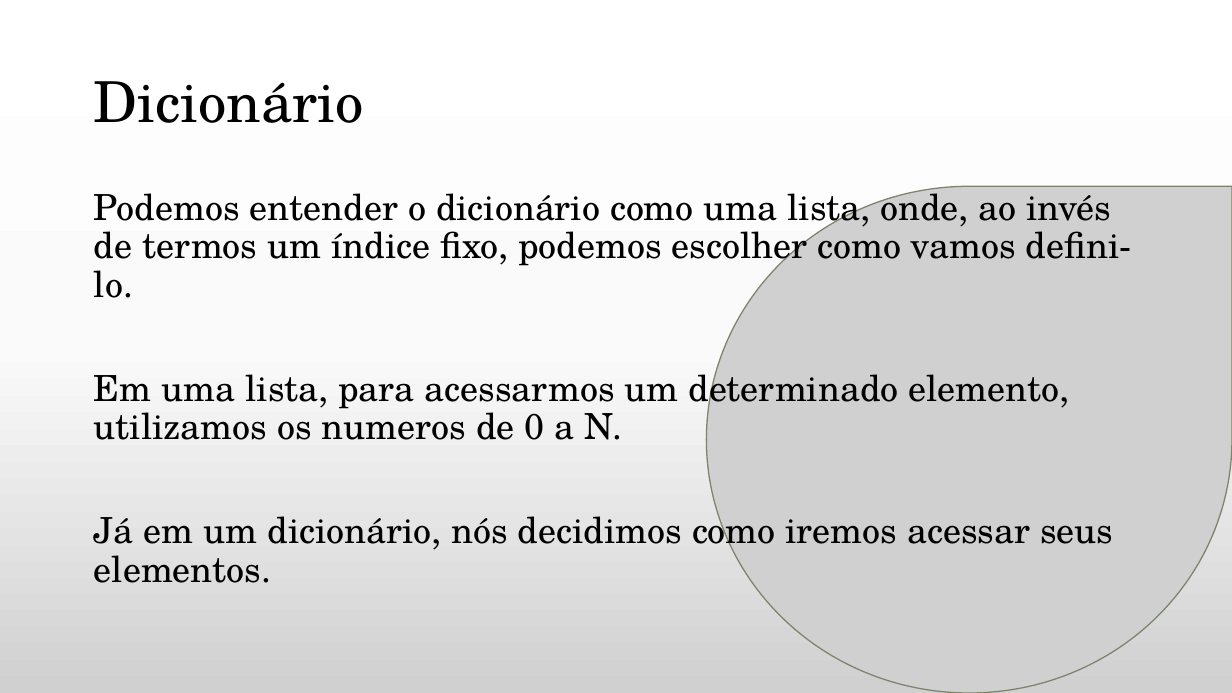
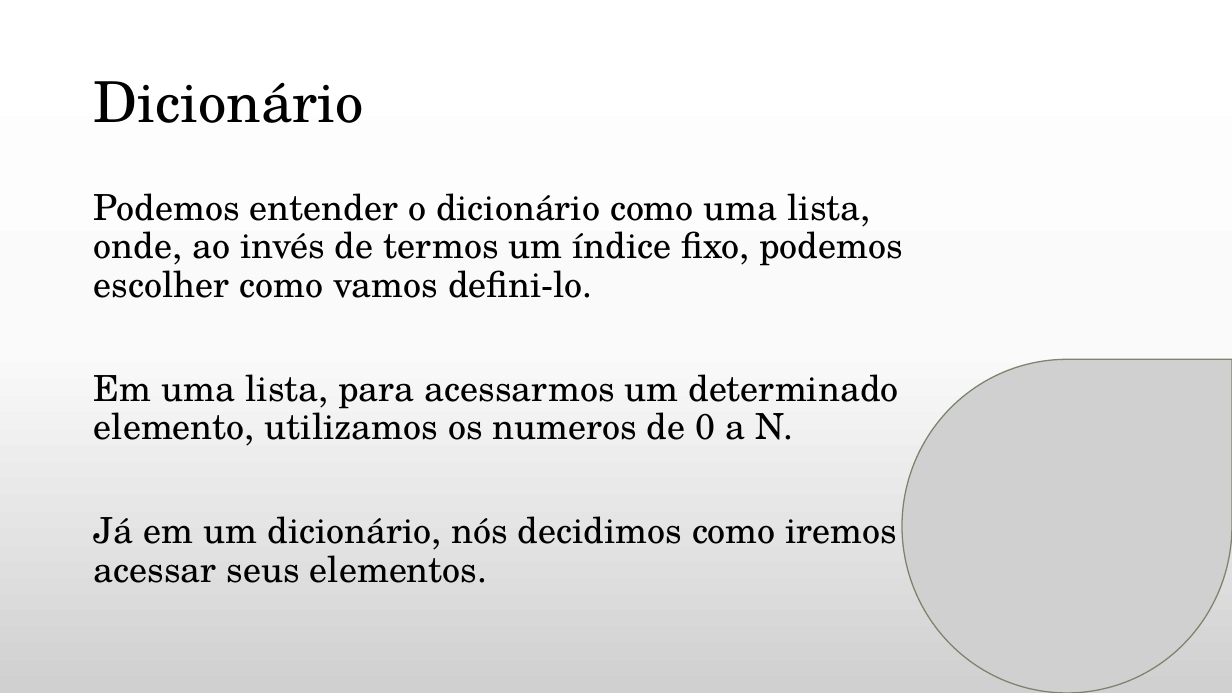
Before and after one commit to daniellygj/Fatec, a slide deck: slide 15 of 1º semestre/Revisões by danny/2º bimestre/Revisão Algoritmos.pptx (slide 13 before the commit). Drawn at 1232x693 pixels with LibreOffice and Linux fonts; fonts in the diff are those of the drawing; grey boxes stand for pictures; background and template pictures are left out. Boxes give left, top, right and bottom in pixels: in the first picture for what was removed or moved away, otherwise in the second. Text is boxed around its words. In the diff, an @@ line names an element or a change of style, - is before the commit and + after.

```diff
--- a/1º semestre/Revisões by danny/2º bimestre/Revisão Algoritmos.pptx
+++ b/1º semestre/Revisões by danny/2º bimestre/Revisão Algoritmos.pptx
@@ text "Podemos entender o dicionário como ..." rewrapped from (x1=94, y1=184, x2=1132, y2=583) to (x1=94, y1=193, x2=903, y2=583) @@
@@ picture resized from (x1=707, y1=187, x2=1232, y2=693) to (x1=902, y1=360, x2=1232, y2=693) @@
```
Also in this commit, not shown: 6 other slides changed, 2 slides added, 1 other file.
